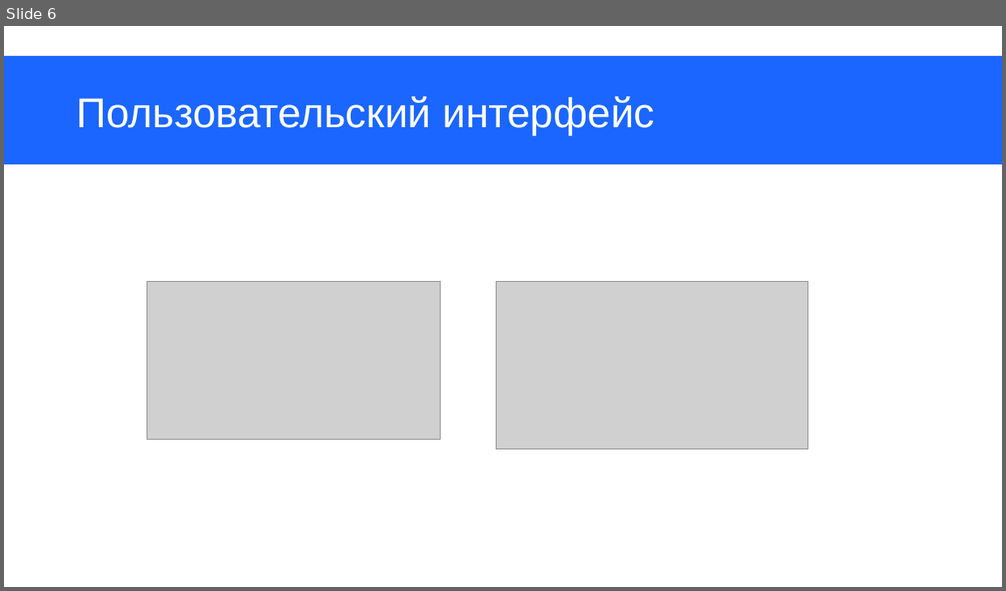
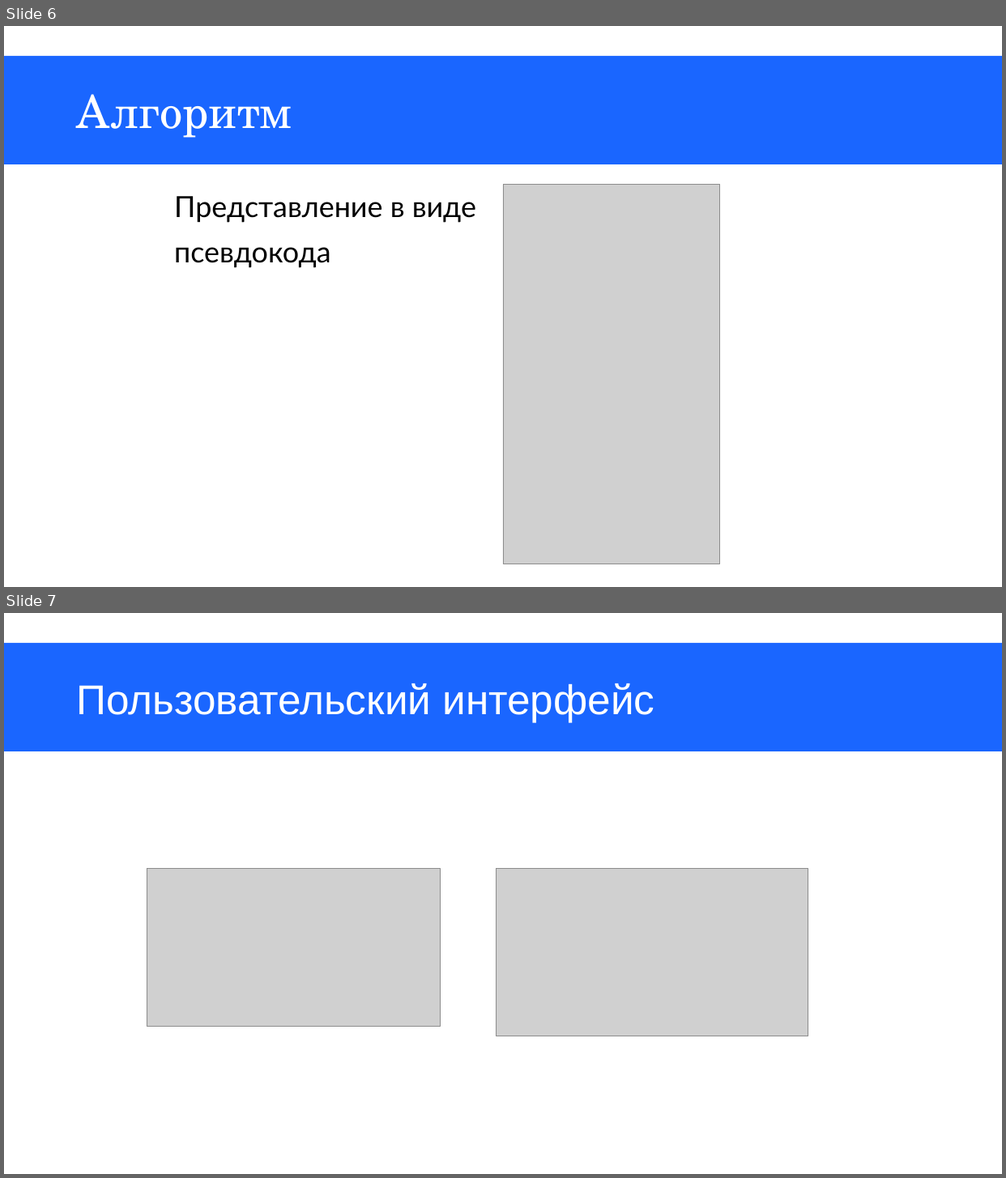
Before and after one commit to EmptyQwazar/Individualnoe_zadanie_2_sem_pyhon, a slide deck: Презентация к инд.заданию, семестр 2 (Антипин, Дмитрий, группа ит-8).pptx. Shown one above the other, each under a label of ours: slide 6 before the commit, slides 6 and 7 after it. The pictures are 1006x591 and 1006x1178 pixels, drawn with LibreOffice and Linux fonts; fonts in the diff are those of the drawing; grey boxes stand for pictures. Boxes give left, top, right and bottom in pixels: in the first picture for what was removed or moved away, otherwise in the second. Text is boxed around its words. In the diff, an @@ line names an element or a change of style, - is before the commit and + after.

```diff
--- a/Презентация к инд.заданию, семестр 2 (Антипин, Дмитрий, группа ит-8).pptx
+++ b/Презентация к инд.заданию, семестр 2 (Антипин, Дмитрий, группа ит-8).pptx
@@ slide 6 added at [4,26,1002,587], background #FFFFFF; not listed: 1 template element that a slide beside it also shows @@
@@ title added at [76,94,292,138], 44 pt, text #FFFFFF @@
+Алгоритм
@@ picture added at [503,185,720,565] @@
@@ text added at [174,196,476,268], 28 pt, text #000000 @@
+Представление в виде
+псевдокода
@@ what was slide 6 is now slide 7 @@
```
Also in this commit, not shown: 6 slides changed, 5 other slides added, 5 slides removed.
